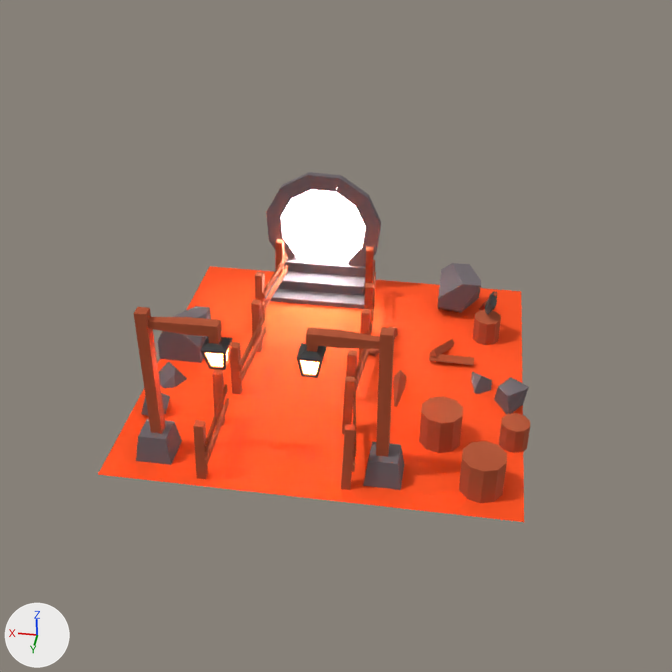
The Blender file 38-portalscene-importing-and-optimizing-the-scene/blender.blend: old version first, new version second.
One viewpoint serves both versions: the file's camera 'Camera'. Lighting does not change. The marker at lower left points along +X, +Y and +Z.
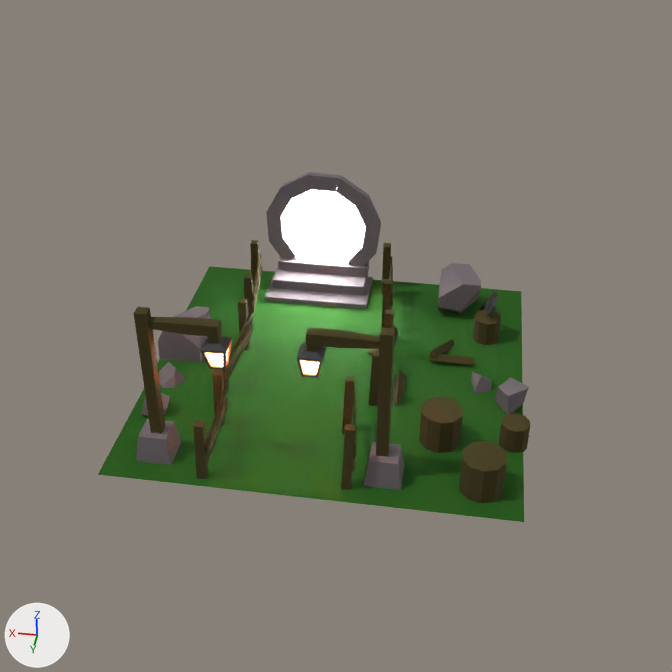
The change, as JSON lines over the scene's bpy script:
```json
{"op": "set", "path": "mat_grass.base_color", "old": "(1.0, 0.0772, 0.00513)", "new": "(0.00991, 0.0892, 0.0)", "note": "orange #ff4f10 -> dark green #195400"}
{"op": "set", "path": "mat_wood.base_color", "old": "(0.431, 0.0809, 0.0271)", "new": "(0.0486, 0.0361, 0.00351)", "note": "brown #af502e -> brown #3e350c"}
{"op": "set", "path": "ob_cube_005.location", "old": "(-0.56, 0.04, 0.12)", "new": "(-0.82, 0.05, 0.14)"}
{"op": "set", "path": "ob_cube_004.location", "old": "(-0.52, -1.26, 0.17)", "new": "(-0.72, -1.32, 0.2)"}
{"op": "set", "path": "ob_cube_002.location", "old": "(0.64, 0.09, 0.15)", "new": "(0.79, 0.07, 0.14)"}
{"op": "set", "path": "ob_cube_003.location", "old": "(0.68, -1.29, 0.16)", "new": "(0.89, -1.23, 0.16)"}
{"op": "set", "path": "ob_cube_003.rotation_euler", "old": "(0.0121, 0.0358, 3.052)", "new": "(0.0121, 0.0358, 3.278)", "note": "degrees (0.7, 2.1, 175) -> degrees (0.7, 2.1, 188)"}
```

What differs and where, as boxes (x1, y1, x2, y2) in the pictures (672 x 672 px):
```json
{"object": "Plane", "change": "recoloured", "before": [98, 266, 524, 522], "after": [98, 266, 524, 522], "on screen": "orange to green"}
{"object": "pole.001", "change": "recoloured", "before": [133, 307, 222, 434], "after": [133, 307, 222, 434]}
{"object": "pole", "change": "recoloured", "before": [306, 327, 394, 457], "after": [306, 327, 394, 457]}
{"object": "Cylinder", "change": "recoloured", "before": [459, 441, 507, 503], "after": [459, 441, 507, 503]}
{"object": "Cylinder.004", "change": "recoloured", "before": [419, 396, 463, 453], "after": [419, 396, 463, 453]}
{"object": "Cube.002", "change": "recoloured, moved", "before": [230, 299, 266, 395], "after": [223, 298, 253, 389]}
{"object": "Cube.003", "change": "recoloured, moved, turned", "before": [255, 239, 288, 315], "after": [244, 240, 262, 325]}
{"object": "Cube.001", "change": "recoloured", "before": [193, 369, 229, 479], "after": [193, 369, 229, 479]}
{"object": "Cube.005", "change": "recoloured, moved", "before": [346, 308, 373, 392], "after": [368, 309, 396, 406]}
{"object": "Cube.004", "change": "recoloured, moved", "before": [364, 247, 376, 324], "after": [381, 243, 393, 327]}
{"object": "Cube.006", "change": "recoloured", "before": [341, 376, 356, 490], "after": [341, 376, 356, 490]}
{"object": "Cylinder.002", "change": "recoloured", "before": [499, 413, 530, 453], "after": [499, 413, 530, 453], "on screen": "orange to brown"}
{"object": "Cylinder.003", "change": "recoloured", "before": [473, 310, 501, 345], "after": [473, 310, 501, 345]}
{"object": "LOG.001", "change": "recoloured", "before": [429, 354, 474, 365], "after": [429, 354, 474, 365]}
{"object": "log", "change": "recoloured", "before": [393, 370, 406, 407], "after": [393, 370, 406, 407]}
{"object": "LOG.002", "change": "recoloured", "before": [429, 339, 454, 357], "after": [429, 339, 454, 357]}
{"object": "LOG", "change": "recoloured", "before": [367, 327, 398, 356], "after": [367, 327, 398, 356]}
{"object": "handle", "change": "recoloured", "before": [479, 292, 497, 311], "after": [479, 292, 497, 311]}
```
